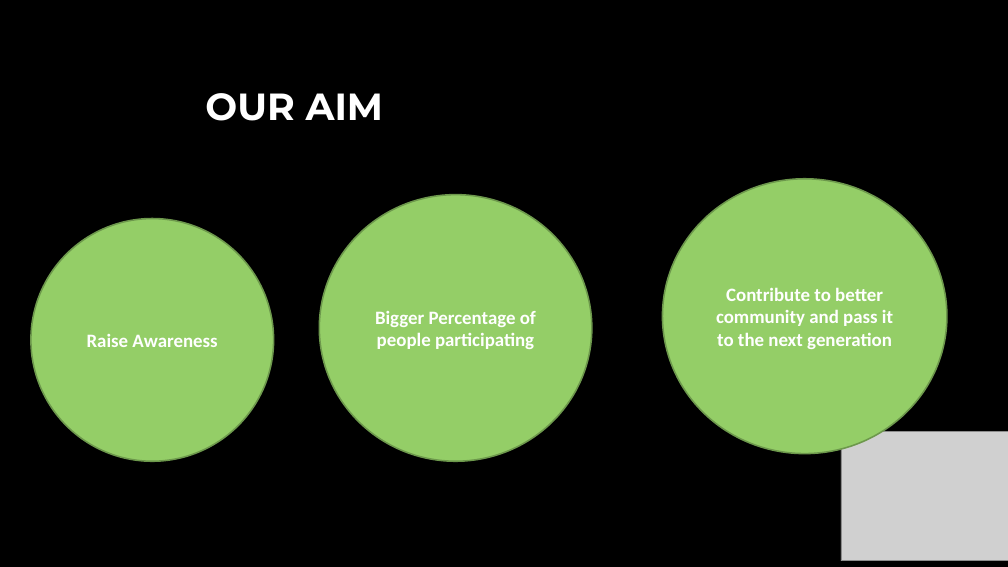
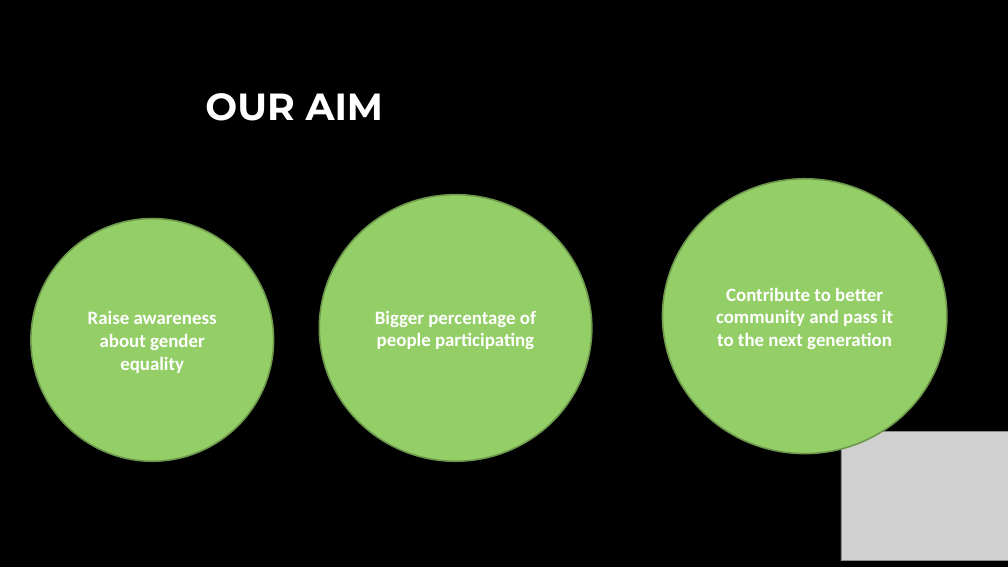
Before and after one commit to glasgow2017/team-5, a slide deck: slide 3 of Presentation/codeforhood.pptx. Drawn at 1008x567 pixels with LibreOffice and Linux fonts; fonts in the diff are those of the drawing; grey boxes stand for pictures; background and template pictures are left out. Boxes give left, top, right and bottom in pixels: in the first picture for what was removed or moved away, otherwise in the second. Text is boxed around its words. In the diff, an @@ line names an element or a change of style, - is before the commit and + after.

```diff
--- a/Presentation/codeforhood.pptx
+++ b/Presentation/codeforhood.pptx
@@ text in ellipse at (88,311,217,373): text changed @@
-Raise Awareness
+Raise awareness
+about gender equality
@@ text in ellipse at (375,311,536,349): text changed @@
-Bigger Percentage of people participating
+Bigger percentage of people participating
```
Also in this commit, not shown: 5 other slides changed.
